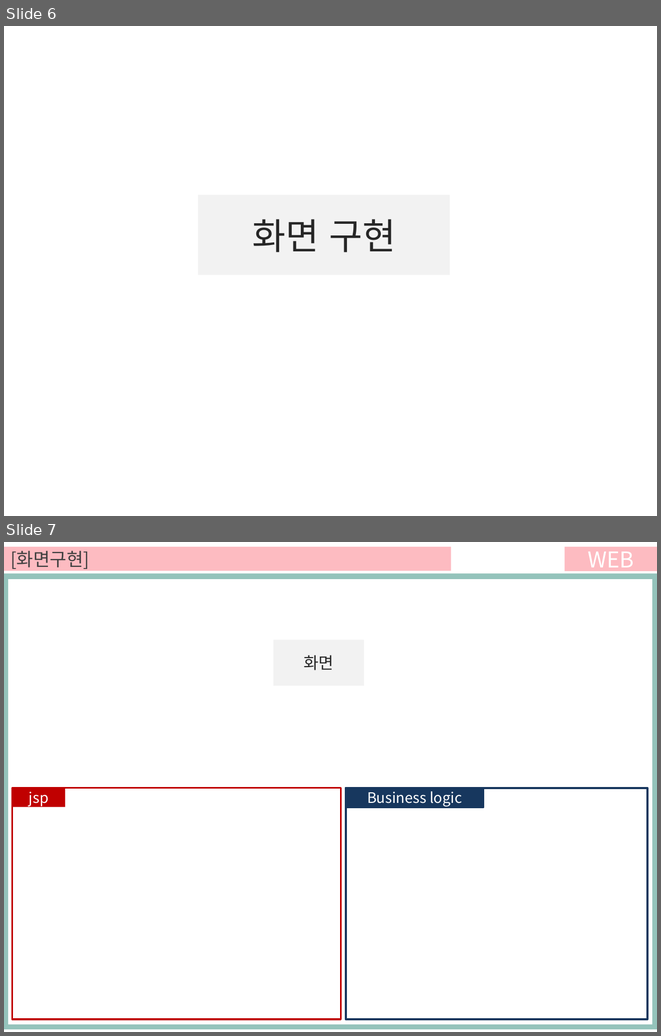
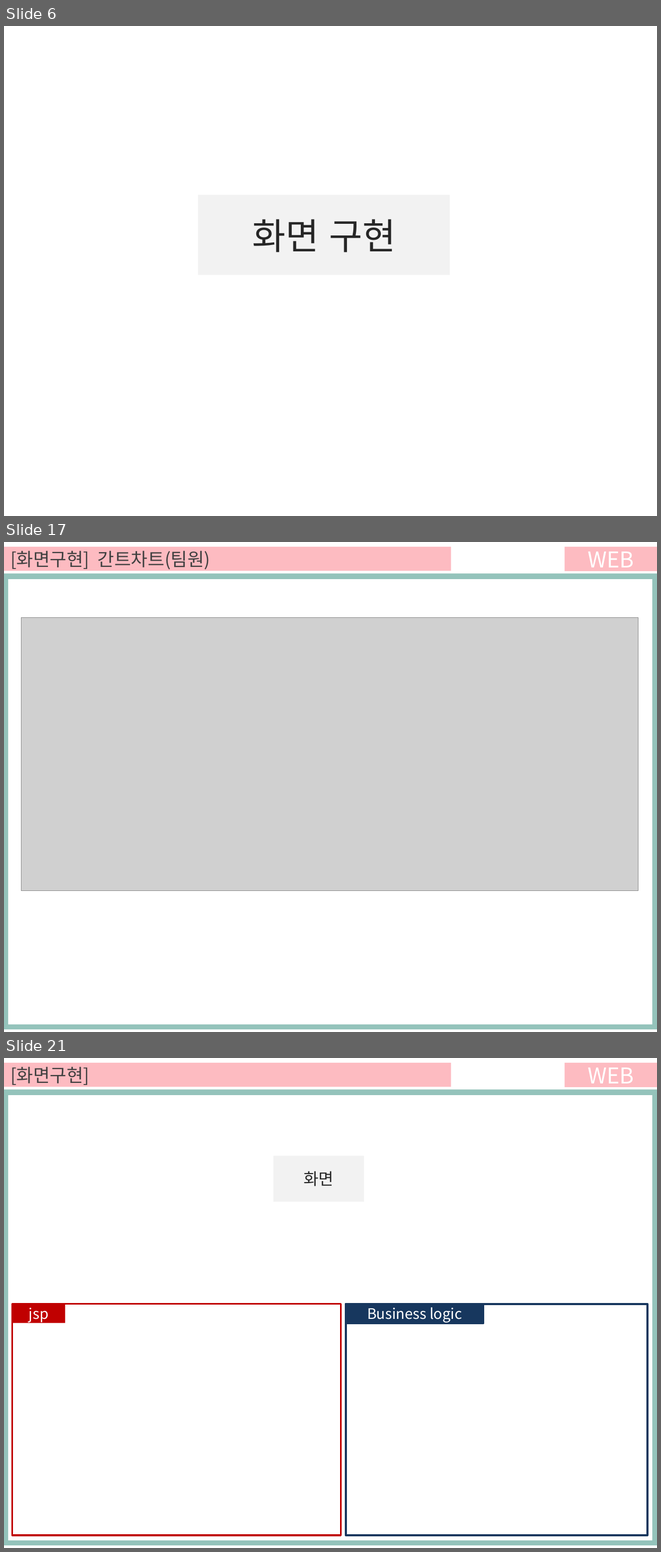
Before and after one commit to ezenteam03/project06, a slide deck: WebContent/jhk/0608 전현규.pptx. Shown one above the other, each under a label of ours: slides 6 and 7 before the commit, slides 6, 17 and 21 after it; the slides between them are not shown. The pictures are 661x1036 and 661x1552 pixels, drawn with LibreOffice and Linux fonts; fonts in the diff are those of the drawing; grey boxes stand for pictures. Boxes give left, top, right and bottom in pixels: in the first picture for what was removed or moved away, otherwise in the second. Text is boxed around its words. In the diff, an @@ line names an element or a change of style, - is before the commit and + after.

```diff
--- a/WebContent/jhk/0608 전현규.pptx
+++ b/WebContent/jhk/0608 전현규.pptx
@@ slide 17 added at [4, 542, 657, 1032], background #FFFFFF @@
@@ rectangle added at [4, 547, 451, 571], fill #FDBBC1, 20 pt, text #404040 @@
+[화면구현] 간트차트(팀원)
@@ rectangle added at [565, 547, 657, 571], fill #FDBBC1, 24 pt, text #FFFFFF @@
+WEB
@@ rectangle added at [4, 573, 657, 1029], fill #94C3BB @@
@@ rectangle added at [8, 579, 652, 1024], fill #FFFFFF @@
@@ picture added at [21, 618, 638, 891] @@
@@ what was slide 7 is now slide 21 @@
```
Also in this commit, not shown: 13 other slides added, 2 slides removed.
